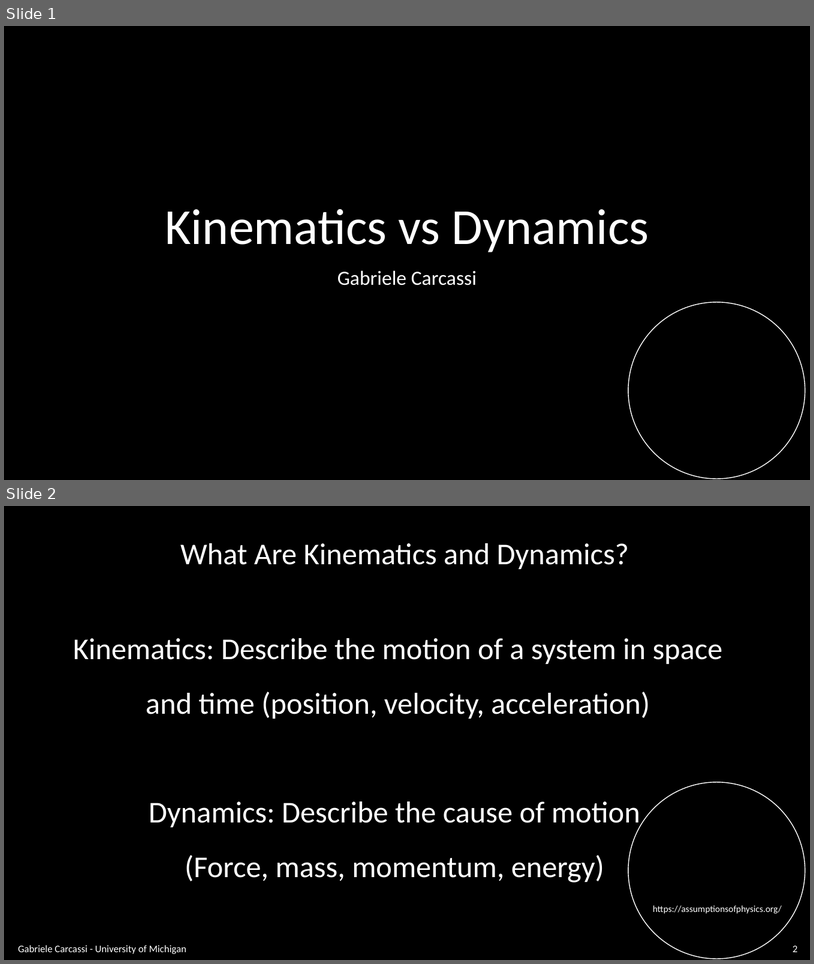
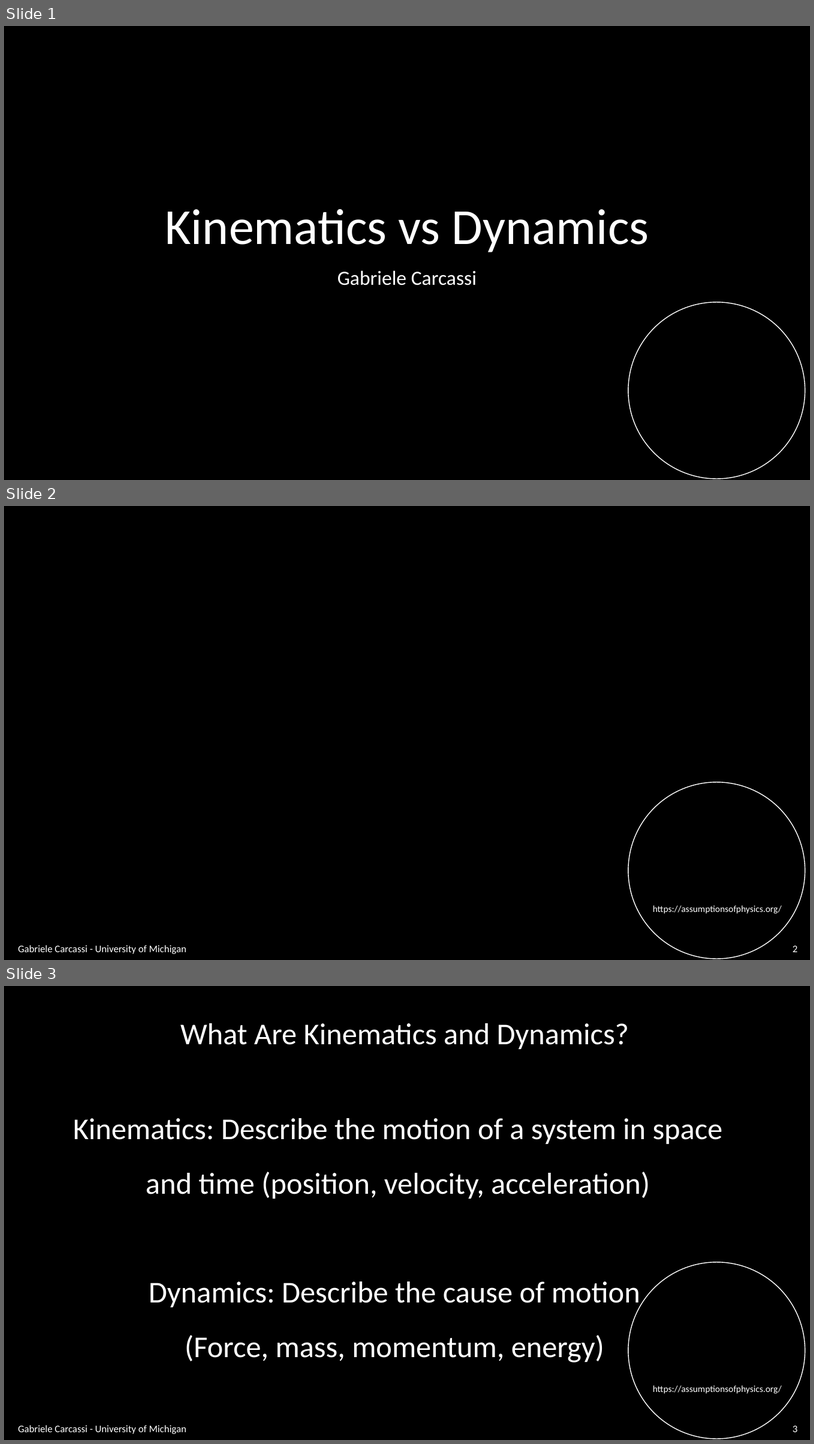
Before and after one commit to assumptionsofphysics/slides, a slide deck: BookCompanions-v2/RP-Class-2.pptx. Shown one above the other, each under a label of ours: slides 1 and 2 before the commit, slides 1, 2 and 3 after it. The pictures are 814x964 and 814x1444 pixels, drawn with LibreOffice and Linux fonts; fonts in the diff are those of the drawing; grey boxes stand for pictures; background and template pictures are left out. Boxes give left, top, right and bottom in pixels: in the first picture for what was removed or moved away, otherwise in the second. Text is boxed around its words. In the diff, an @@ line names an element or a change of style, - is before the commit and + after.

```diff
--- a/BookCompanions-v2/RP-Class-2.pptx
+++ b/BookCompanions-v2/RP-Class-2.pptx
@@ slide 2 added at (4, 506, 810, 960), background #000000; not listed: 2 template elements that a slide beside it also shows @@
@@ text added at (18, 945, 186, 954), 12 pt, text #FFFFFF @@
+Gabriele Carcassi - University of Michigan
@@ page number added at (793, 945, 798, 952), 12 pt, text #FFFFFF @@
+2
@@ what was slide 2 is now slide 3 @@
@@ page number at (793, 1425, 798, 1432): text changed @@
-2
+3
```
Also in this commit, not shown: 1 other file.
